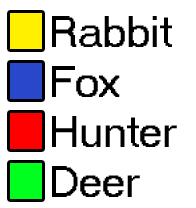
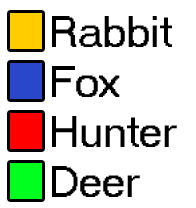
Revision of a layered 196 x 208 image; what changed, layer by layer:
pixels changed over 10, 13, 42, 49 (layer not identified)
